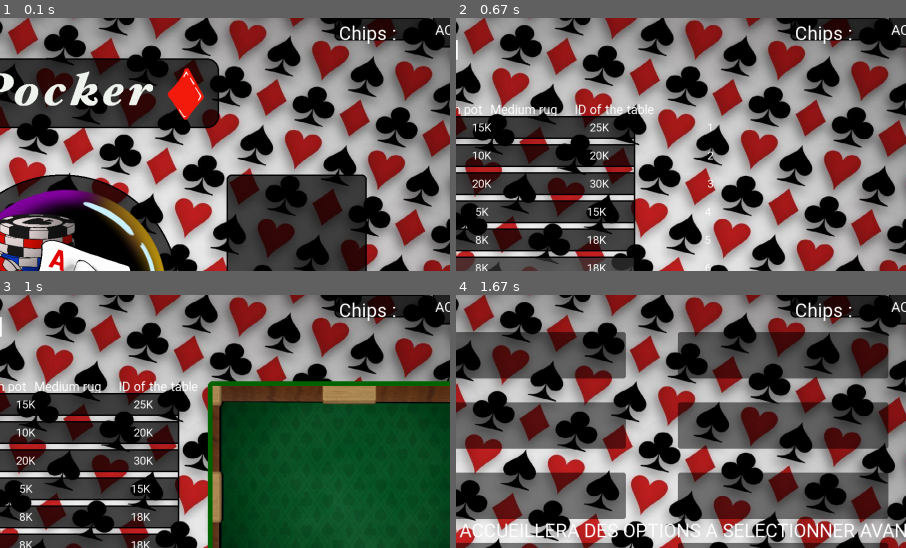
Above: before the commit, frames 1-4 (two rows, left to right).
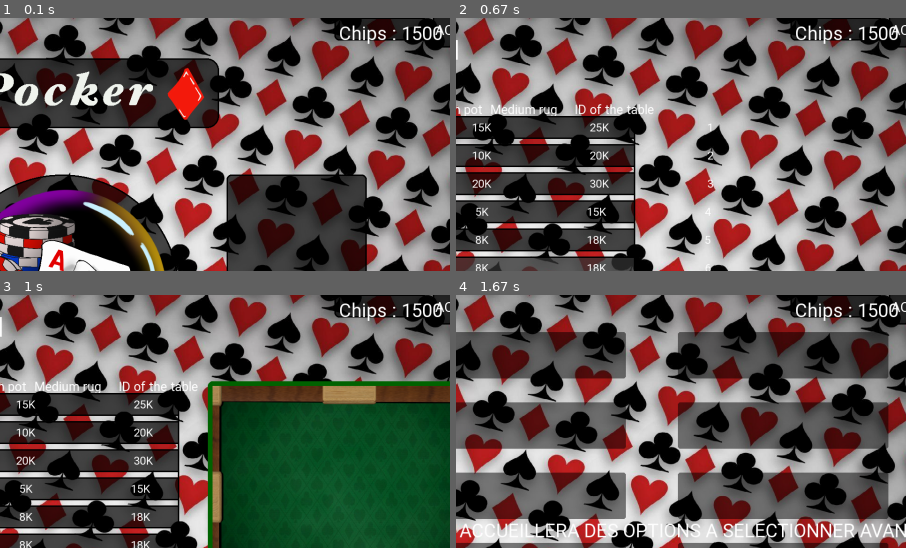
Above: after the commit, the same moments.

Repository: TooFuW/ProjetPoker
Game: pygame game, started from Affichage/main.py
Same seed, same stepped clock (60 frames per second), same inputs: the game is played once before the commit and once after it.
Inputs (mouse positions are % of the whole screen's width and height, from its top left):
- Up to frame 1 (0.1 s): no input
- Up to frame 2 (0.67 s): click (50, 50) at 0.38 s
- Up to frame 3 (1 s): click (51, 57) at 0.72 s
- Up to frame 4 (1.67 s): tap Enter at 1 s; click (24, 13) at 1.38 s
The pictures show only the part of the screen within x 43-93%, y 3-53%; the shares and areas given below are measured in that part.

The runs differ from the first frame. In frame 1, 0.2% of the frame differs, in the area x 89-99%, y 3-9%; in frame 2, 0.2%; in frame 3, 0.2%; in frame 4, 0.2%.

Commit message:
Commit 1.84.1 : Mini amélioration d'affichage pour les chips (temporaire)

Diff:
--- a/Affichage/HUD_State_class.py
+++ b/Affichage/HUD_State_class.py
@@ -141,7 +141,7 @@
         Global_objects.accountbutton.draw()
         # Affichage des chips de l'utilisateur à droite du bouton ACCOUNT
         gui_font = pygame.font.SysFont("Roboto", width_scale(40, self.largeur_actuelle, True))
-        text_surf = gui_font.render("Chips : ", True, "#FFFFFF")
+        text_surf = gui_font.render(f"Chips : {1500}", True, "#FFFFFF")
         transparent_surface = pygame.Surface((width_scale(200, self.largeur_actuelle), height_scale(50, self.hauteur_actuelle)), pygame.SRCALPHA)
         pygame.draw.rect(transparent_surface, (0, 0, 0, 180), (0, 0, width_scale(200, self.largeur_actuelle), height_scale(50, self.hauteur_actuelle)), border_radius = width_scale(10, self.largeur_actuelle, True))
         self.screen.blit(transparent_surface, (width_scale(1540, self.largeur_actuelle), height_scale(30, self.hauteur_actuelle)))
@@ -328,7 +328,7 @@
         gui_font = pygame.font.SysFont("Roboto", width_scale(40, self.largeur_actuelle, True))
         # Affichage des chips de l'utilisateur à droite du bouton ACCOUNT
         gui_font = pygame.font.SysFont("Roboto", width_scale(40, self.largeur_actuelle, True))
-        text_surf = gui_font.render("Chips : ", True, "#FFFFFF")
+        text_surf = gui_font.render(f"Chips : {1500}", True, "#FFFFFF")
         transparent_surface = pygame.Surface((width_scale(200, self.largeur_actuelle), height_scale(50, self.hauteur_actuelle)), pygame.SRCALPHA)
         pygame.draw.rect(transparent_surface, (0, 0, 0, 180), (0, 0, width_scale(200, self.largeur_actuelle), height_scale(50, self.hauteur_actuelle)), border_radius = width_scale(10, self.largeur_actuelle, True))
         self.screen.blit(transparent_surface, (width_scale(1540, self.largeur_actuelle), height_scale(30, self.hauteur_actuelle)))
@@ -495,7 +495,7 @@
         gui_font = pygame.font.SysFont("Roboto", width_scale(40, self.largeur_actuelle, True))
         # Affichage des chips de l'utilisateur à droite du bouton ACCOUNT
         gui_font = pygame.font.SysFont("Roboto", width_scale(40, self.largeur_actuelle, True))
-        text_surf = gui_font.render("Chips : ", True, "#FFFFFF")
+        text_surf = gui_font.render(f"Chips : {1500}", True, "#FFFFFF")
         transparent_surface = pygame.Surface((width_scale(200, self.largeur_actuelle), height_scale(50, self.hauteur_actuelle)), pygame.SRCALPHA)
         pygame.draw.rect(transparent_surface, (0, 0, 0, 180), (0, 0, width_scale(200, self.largeur_actuelle), height_scale(50, self.hauteur_actuelle)), border_radius = width_scale(10, self.largeur_actuelle, True))
         self.screen.blit(transparent_surface, (width_scale(1540, self.largeur_actuelle), height_scale(30, self.hauteur_actuelle)))
@@ -819,7 +819,7 @@
         gui_font = pygame.font.SysFont("Roboto", width_scale(40, self.largeur_actuelle, True))
         # Affichage des chips de l'utilisateur à droite du bouton ACCOUNT
         gui_font = pygame.font.SysFont("Roboto", width_scale(40, self.largeur_actuelle, True))
-        text_surf = gui_font.render("Chips : ", True, "#FFFFFF")
+        text_surf = gui_font.render(f"Chips : {1500}", True, "#FFFFFF")
         transparent_surface = pygame.Surface((width_scale(200, self.largeur_actuelle), height_scale(50, self.hauteur_actuelle)), pygame.SRCALPHA)
         pygame.draw.rect(transparent_surface, (0, 0, 0, 180), (0, 0, width_scale(200, self.largeur_actuelle), height_scale(50, self.hauteur_actuelle)), border_radius = width_scale(10, self.largeur_actuelle, True))
         self.screen.blit(transparent_surface, (width_scale(1540, self.largeur_actuelle), height_scale(30, self.hauteur_actuelle)))
@@ -887,7 +887,7 @@
         gui_font = pygame.font.SysFont("Roboto", width_scale(40, self.largeur_actuelle, True))
         # Affichage des chips de l'utilisateur à droite du bouton ACCOUNT
         gui_font = pygame.font.SysFont("Roboto", width_scale(40, self.largeur_actuelle, True))
-        text_surf = gui_font.render("Chips : ", True, "#FFFFFF")
+        text_surf = gui_font.render(f"Chips : {1500}", True, "#FFFFFF")
         transparent_surface = pygame.Surface((width_scale(200, self.largeur_actuelle), height_scale(50, self.hauteur_actuelle)), pygame.SRCALPHA)
         pygame.draw.rect(transparent_surface, (0, 0, 0, 180), (0, 0, width_scale(200, self.largeur_actuelle), height_scale(50, self.hauteur_actuelle)), border_radius = width_scale(10, self.largeur_actuelle, True))
         self.screen.blit(transparent_surface, (width_scale(1540, self.largeur_actuelle), height_scale(30, self.hauteur_actuelle)))
@@ -922,7 +922,7 @@
         gui_font = pygame.font.SysFont("Roboto", width_scale(40, self.largeur_actuelle, True))
         # Affichage des chips de l'utilisateur à droite du bouton ACCOUNT
         gui_font = pygame.font.SysFont("Roboto", width_scale(40, self.largeur_actuelle, True))
-        text_surf = gui_font.render("Chips : ", True, "#FFFFFF")
+        text_surf = gui_font.render(f"Chips : {1500}", True, "#FFFFFF")
         transparent_surface = pygame.Surface((width_scale(200, self.largeur_actuelle), height_scale(50, self.hauteur_actuelle)), pygame.SRCALPHA)
         pygame.draw.rect(transparent_surface, (0, 0, 0, 180), (0, 0, width_scale(200, self.largeur_actuelle), height_scale(50, self.hauteur_actuelle)), border_radius = width_scale(10, self.largeur_actuelle, True))
         self.screen.blit(transparent_surface, (width_scale(1540, self.largeur_actuelle), height_scale(30, self.hauteur_actuelle)))
